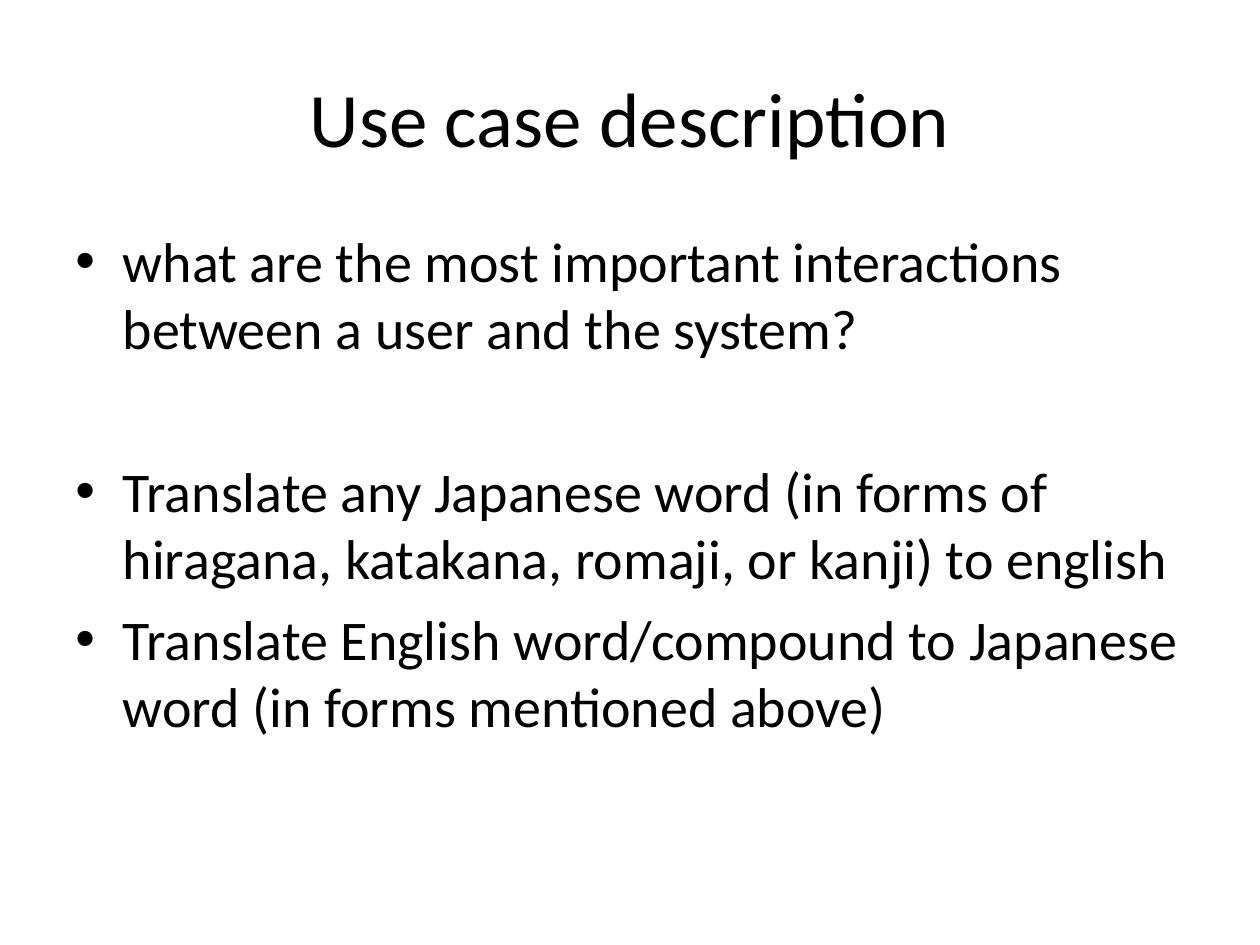
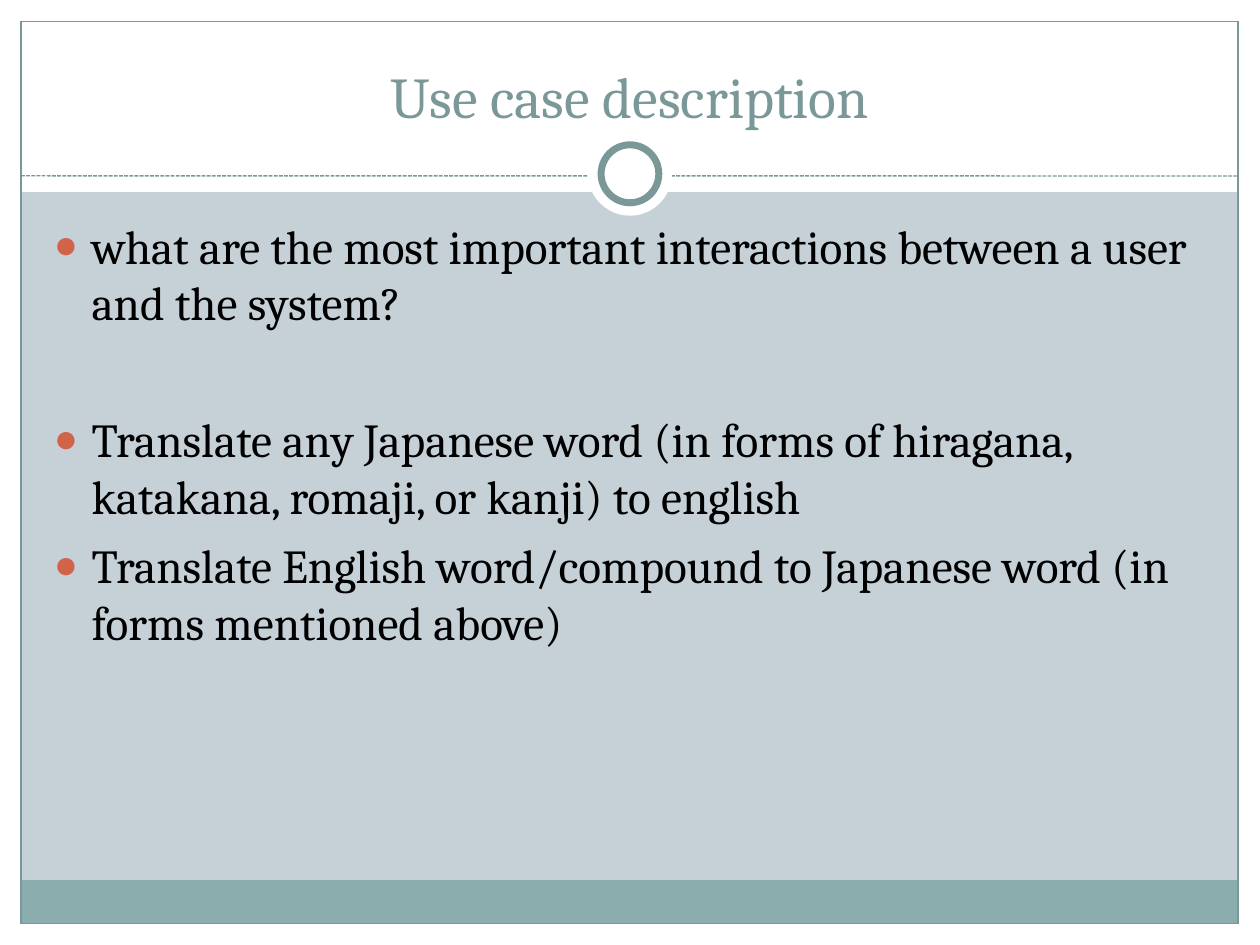
Before and after one commit to allenkvu/CSE111-project, a slide deck: slide 3 of DB_powerpoint.ppt. Drawn at 1260x945 pixels with LibreOffice and Linux fonts; fonts in the diff are those of the drawing. Boxes give left, top, right and bottom in pixels: in the first picture for what was removed or moved away, otherwise in the second. Text is boxed around its words. In the diff, an @@ line names an element or a change of style, - is before the commit and + after.

```diff
--- a/DB_powerpoint.ppt
+++ b/DB_powerpoint.ppt
@@ background #FFFFFF to #C5D1D7 @@
@@ rectangle added at [0, 0, 1260, 192], fill #FFFFFF @@
@@ rectangle added at [0, 0, 21, 945], fill #FFFFFF @@
@@ rectangle added at [21, 21, 1239, 924], outline #7B9899 0.74 pt @@
@@ rectangle added at [1239, 0, 1260, 945], fill #FFFFFF @@
@@ title "Use case description": place and size @@
-title "Use case description" at [310, 93, 949, 160]
+title "Use case description" at [390, 78, 869, 130]
@@ title "Use case description" at [390, 78, 869, 130]: size 44 to 33 pt, font Calibri to Cambria, text colour #000000 to #7B9899; vertical alignment middle to bottom @@
@@ ellipse added at [588, 132, 673, 217], fill #FFFFFF @@
@@ ellipse added at [601, 145, 659, 203], fill #FFFFFF, outline #7B9899 4 pt @@
@@ line added from (21, 176) to (1239, 176), #7B9899 0.74 pt dashed @@
@@ text "what are the most important ...": place and size @@
-text "what are the most important ..." at [123, 243, 1177, 735]
+text "what are the most important ..." at [92, 231, 1187, 647]
@@ text "what are the most important ..." at [92, 231, 1187, 647]: size 32 to 27 pt, font Calibri to Cambria; bullet • to ●; less space between paragraphs; bullet colour #000000 to #D16349 @@
@@ rectangle added at [20, 881, 1237, 924], fill #8CADAE @@
@@ rectangle added at [0, 924, 1260, 945], fill #FFFFFF @@
```
Also in this commit, not shown: 5 other slides changed.
